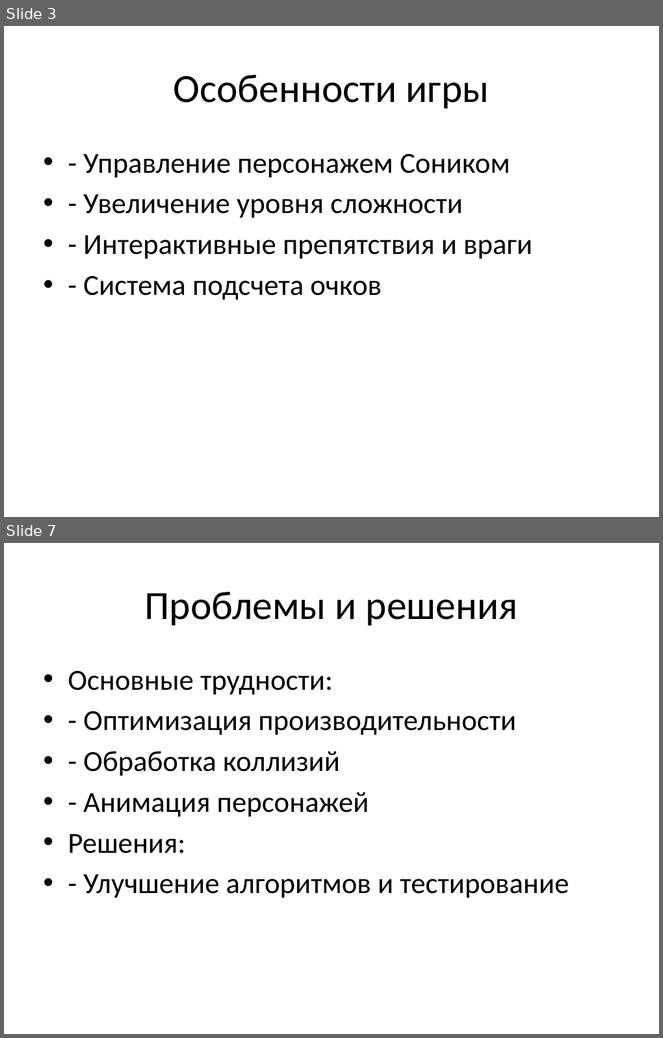
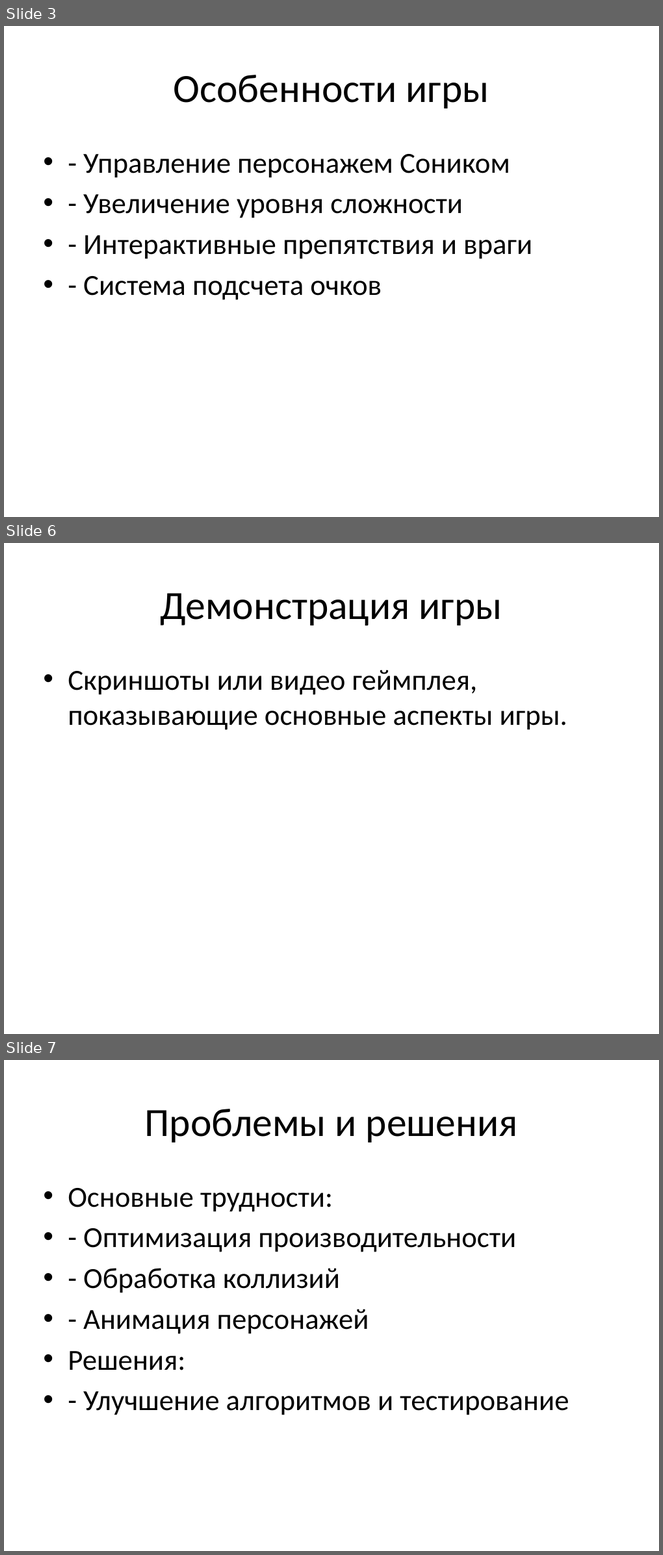
Before and after one commit to sav04eck/SonicRun, a slide deck: Презентация SonicRun.pptx. Shown one above the other, each under a label of ours: slides 3 and 7 before the commit, slides 3, 6 and 7 after it; the slides between them are not shown. The pictures are 663x1038 and 663x1555 pixels, drawn with LibreOffice and Linux fonts; fonts in the diff are those of the drawing. Boxes give left, top, right and bottom in pixels: in the first picture for what was removed or moved away, otherwise in the second. Text is boxed around its words. In the diff, an @@ line names an element or a change of style, - is before the commit and + after.

```diff
--- a/Презентация SonicRun.pptx
+++ b/Презентация SonicRun.pptx
@@ slide 6 added at (4, 543, 659, 1034), background #FFFFFF @@
@@ title added at (161, 593, 503, 626), 44 pt, text #000000 @@
+Демонстрация игры
@@ text added at (68, 670, 568, 730), 32 pt, text #000000 @@
+• Скриншоты или видео геймплея, показывающие основные аспекты игры.
```
Also in this commit, not shown: 5 slides changed, 1 slide removed.
